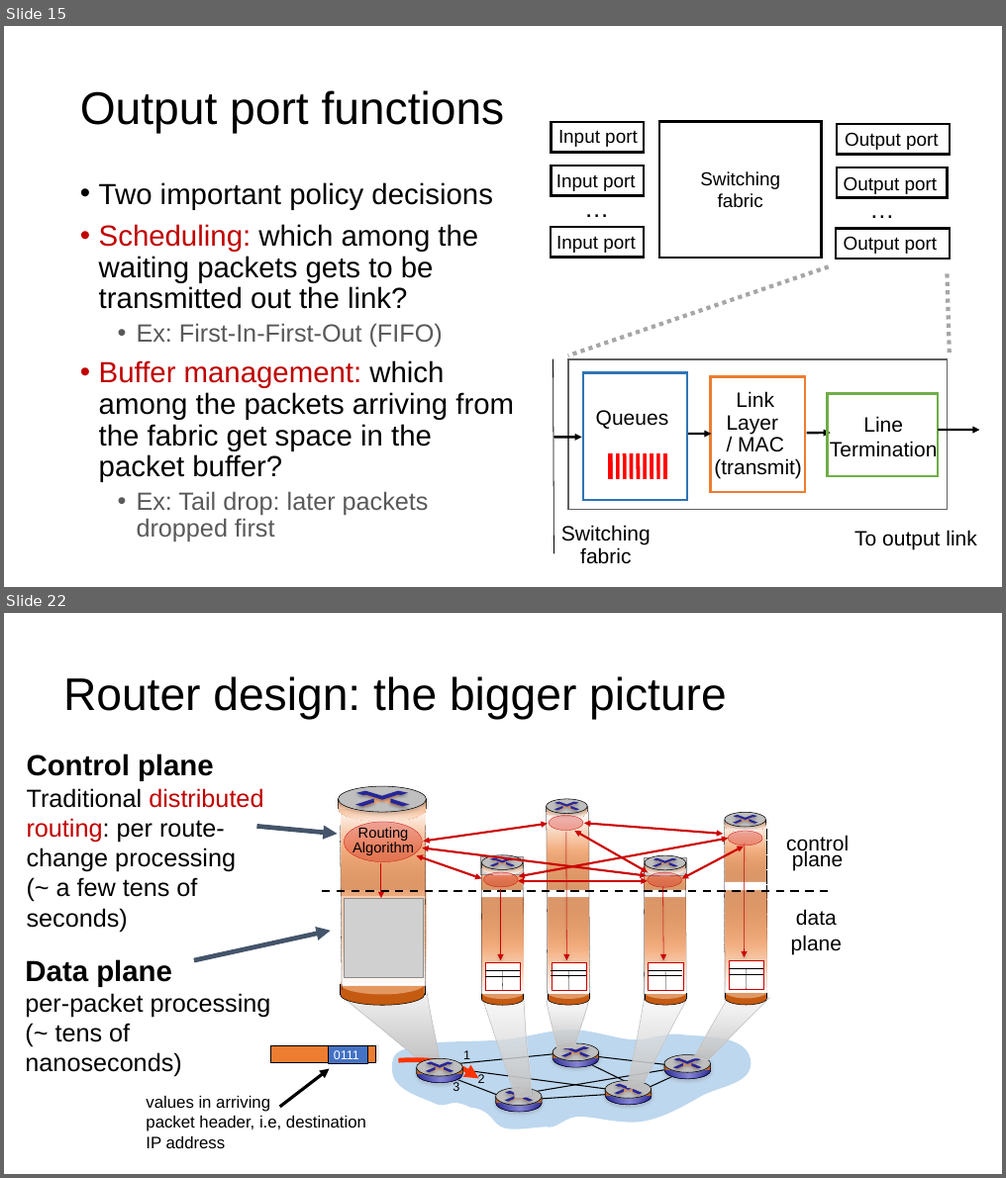
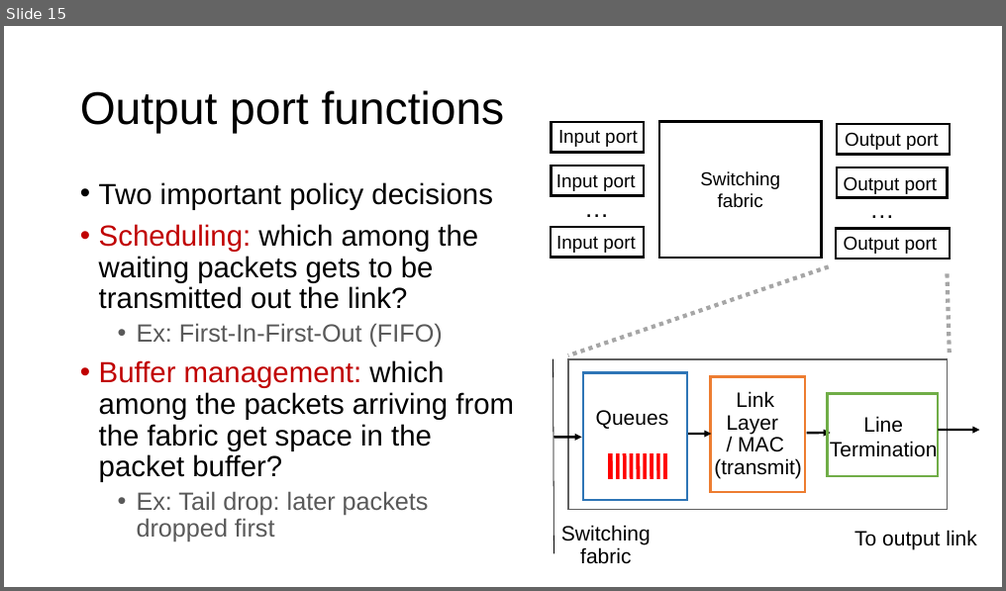
Before and after one commit to ngsrinivas/coursegen, a slide deck: ex/352-F24/staging/352-F24/lectures/21-net-routers.pptx. Shown one above the other, each under a label of ours: slides 15 and 22 before the commit, slide 15 after it; the slides between them are not shown. The pictures are 1006x1178 and 1006x591 pixels, drawn with LibreOffice and Linux fonts; fonts in the diff are those of the drawing; grey boxes stand for pictures. Boxes give left, top, right and bottom in pixels: in the first picture for what was removed or moved away, otherwise in the second. Text is boxed around its words. In the diff, an @@ line names an element or a change of style, - is before the commit and + after.

```diff
--- a/ex/352-F24/staging/352-F24/lectures/21-net-routers.pptx
+++ b/ex/352-F24/staging/352-F24/lectures/21-net-routers.pptx
@@ slide 22 removed at (4, 613, 1002, 1174), background #FFFFFF @@
@@ text removed at (63, 676, 727, 720) @@
-Router design: the bigger picture
@@ text removed at (27, 754, 263, 932) @@
-Control plane
-Traditional distributed routing: per route-change processing
-(~ a few tens of seconds)
@@ group removed at (338, 786, 770, 1098): 30 lines, 25 freeform shapes, 20 rectangles, 20 ellipses, 2 pictures @@
@@ arrow removed from (257, 827) to (338, 834) @@
@@ group removed at (344, 816, 762, 888): 8 double arrows, 5 ellipses, 1 text @@
-Routing
-Algorithm
@@ group removed at (381, 832, 745, 961): 5 arrows @@
@@ text removed at (786, 835, 848, 870) @@
-control
-plane
@@ line removed from (322, 891) to (830, 891) @@
@@ text removed at (791, 909, 842, 955) @@
-data
-plane
@@ arrow removed from (194, 960) to (331, 931) @@
@@ text removed at (25, 959, 271, 1077) @@
-Data plane
-per-packet processing
-(~ tens of nanoseconds)
@@ group removed at (344, 899, 764, 990): 12 lines, 4 rectangles, 1 picture @@
@@ group removed at (271, 1045, 379, 1063): 3 rectangles, 1 text @@
-0111
@@ freeform shape removed at (392, 1030, 750, 1130) @@
@@ line removed from (458, 1063) to (566, 1054) @@
@@ text removed at (463, 1051, 470, 1062) @@
-1
@@ line removed from (567, 1054) to (635, 1086) @@
@@ line removed from (587, 1057) to (674, 1065) @@
@@ group removed at (552, 1044, 599, 1067): 4 freeform shapes, 2 ellipses, 2 lines, 1 rectangle @@
@@ arrow removed from (280, 1107) to (330, 1069) @@
@@ freeform shape removed at (399, 1059, 478, 1079) @@
@@ line removed from (450, 1068) to (635, 1093) @@
@@ line removed from (450, 1077) to (509, 1100) @@
@@ text removed at (452, 1081, 459, 1091) @@
-3
@@ group removed at (417, 1059, 463, 1082): 4 freeform shapes, 2 ellipses, 2 lines, 1 rectangle @@
@@ text removed at (478, 1073, 485, 1083) @@
-2
@@ line removed from (529, 1093) to (675, 1068) @@
@@ line removed from (638, 1093) to (686, 1070) @@
@@ group removed at (664, 1056, 711, 1078): 4 freeform shapes, 2 ellipses, 2 lines, 1 rectangle @@
@@ text removed at (146, 1096, 366, 1149) @@
-values in arriving
-packet header, i.e, destination IP address
@@ line removed from (534, 1100) to (636, 1093) @@
@@ group removed at (496, 1088, 543, 1112): 4 freeform shapes, 2 ellipses, 2 lines, 1 rectangle @@
@@ group removed at (605, 1081, 651, 1105): 4 freeform shapes, 2 ellipses, 2 lines, 1 rectangle @@
```
Also in this commit, not shown: 17 other slides removed, 4 other files.
